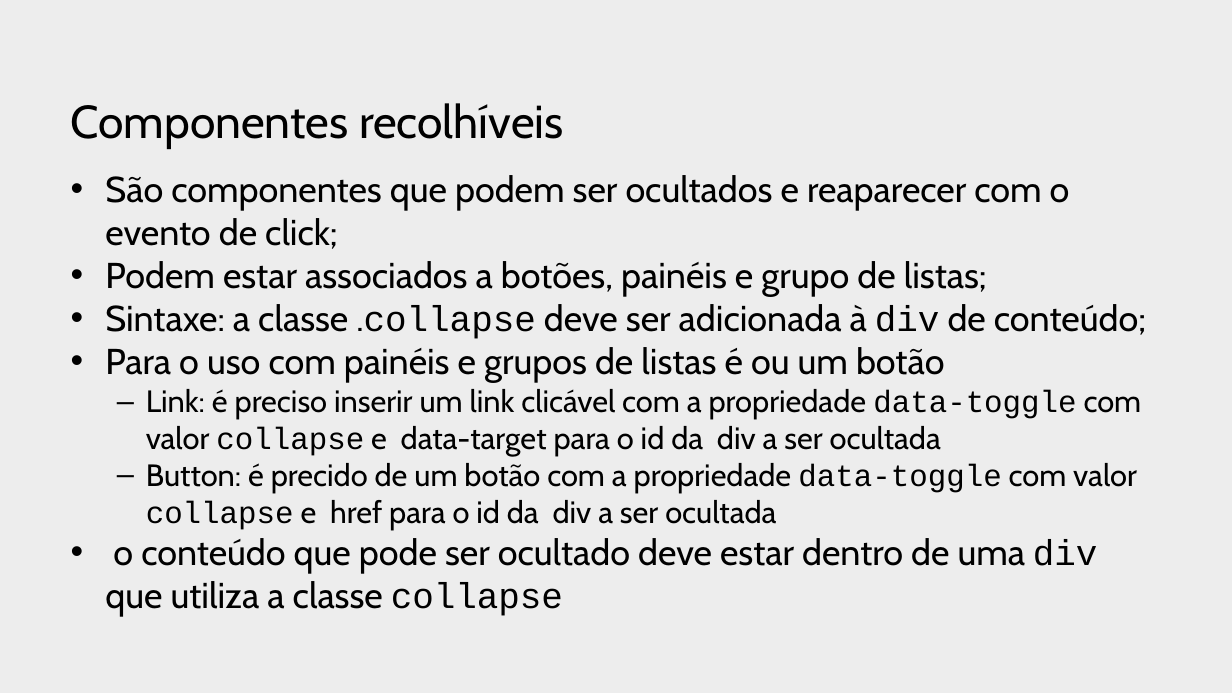
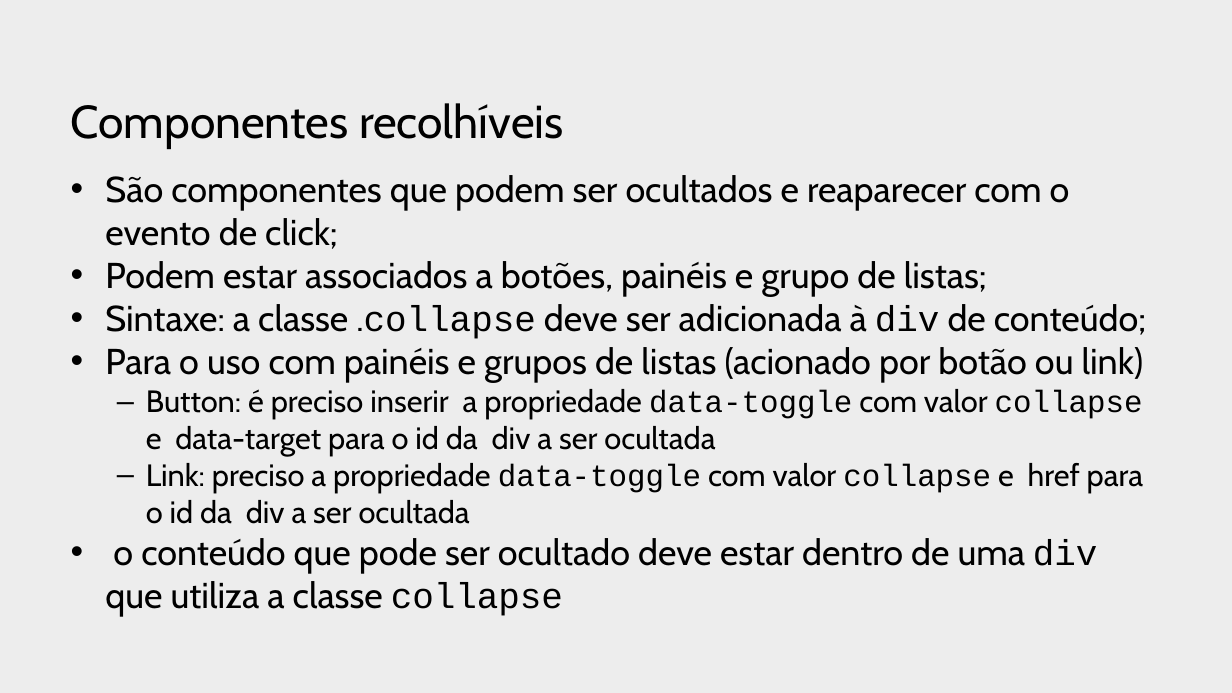
Before and after one commit to profJulioMomente/LTP2_3SI, a slide deck: slide 29 of 2018/2018.05.08-TheFoundations-BootStrap.pptx. Drawn at 1232x693 pixels with LibreOffice and Linux fonts; fonts in the diff are those of the drawing; background and template pictures are left out. Boxes give left, top, right and bottom in pixels: in the first picture for what was removed or moved away, otherwise in the second. Text is boxed around its words. In the diff, an @@ line names an element or a change of style, - is before the commit and + after.

```diff
--- a/2018/2018.05.08-TheFoundations-BootStrap.pptx
+++ b/2018/2018.05.08-TheFoundations-BootStrap.pptx
@@ text at (105,347,1144,524): text changed @@
-• Para o uso com painéis e grupos de listas é ou um botão
-  – Link: é preciso inserir um link clicável com a propriedade data-toggle com valor collapse e data-target para o id da div a ser ocultada
-  – Button: é precido de um botão com a propriedade data-toggle com valor collapse e href para o id da div a ser ocultada
+• Para o uso com painéis e grupos de listas (acionado por botão ou link)
+  – Button: é preciso inserir a propriedade data-toggle com valor collapse e data-target para o id da div a ser ocultada
+  – Link: preciso a propriedade data-toggle com valor collapse e href para o id da div a ser ocultada
```
Also in this commit, not shown: 1 other slide changed, 3 slides added, 6 slides removed, 3 other files.
